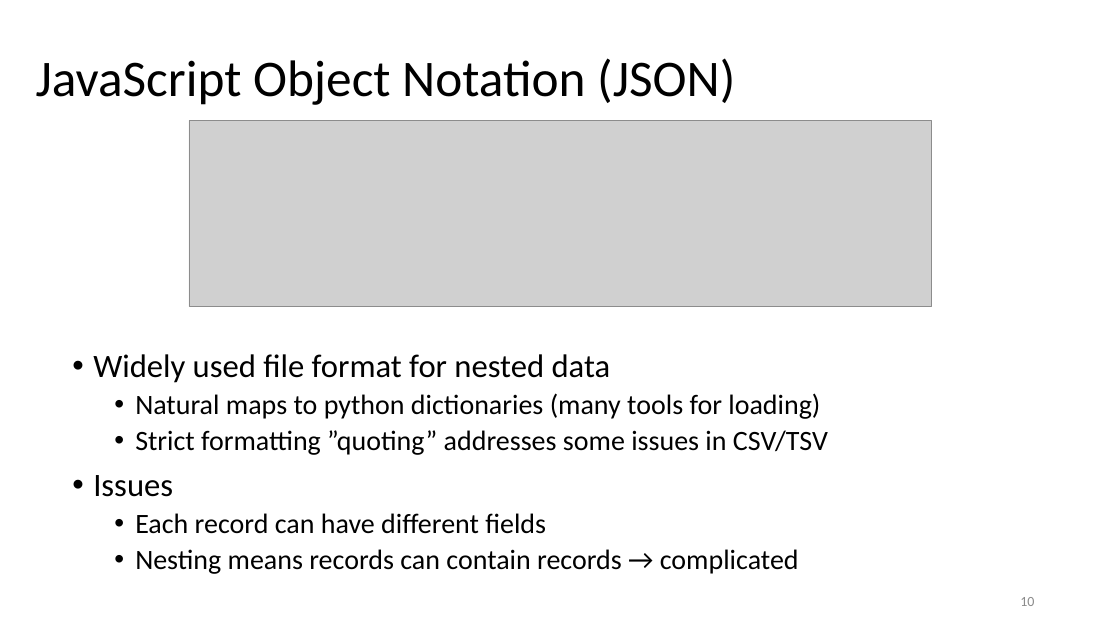
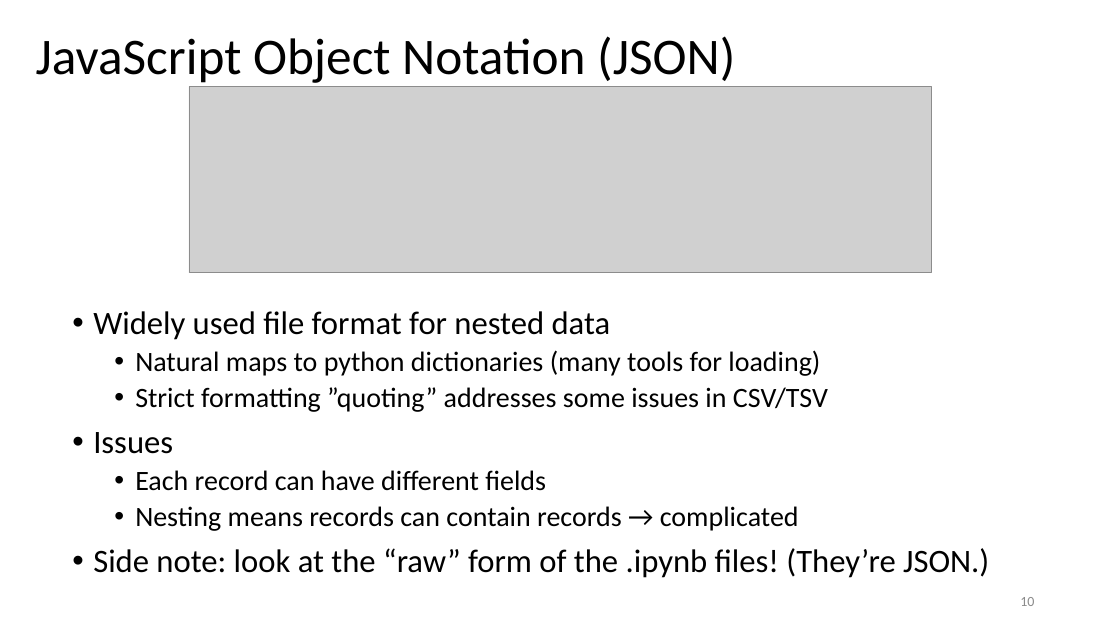
Before and after one commit to joshasuncion/ER-190C, a slide deck: slide 10 of lecture/Lecture 6 Sept 11/6 Data Cleaning, EDA and Energy.pptx. Drawn at 1120x630 pixels with LibreOffice and Linux fonts; fonts in the diff are those of the drawing; grey boxes stand for pictures. Boxes give left, top, right and bottom in pixels: in the first picture for what was removed or moved away, otherwise in the second. Text is boxed around its words. In the diff, an @@ line names an element or a change of style, - is before the commit and + after.

Commit message:
closeout lecture 6

```diff
--- a/lecture/Lecture 6 Sept 11/6 Data Cleaning, EDA and Energy.pptx
+++ b/lecture/Lecture 6 Sept 11/6 Data Cleaning, EDA and Energy.pptx
@@ title "JavaScript Object Notation (JSON)": place and size @@
-title "JavaScript Object Notation (JSON)" at <box>36,58,735,105</box>
+title "JavaScript Object Notation (JSON)" at <box>36,36,735,83</box>
@@ picture: place and size @@
-picture at <box>189,121,932,308</box>
+picture at <box>189,87,932,273</box>
@@ text "Widely used file format for ...": place and size @@
-text "Widely used file format for ..." at <box>93,354,828,574</box>
+text "Widely used file format for ..." at <box>93,311,989,578</box>
@@ text at <box>93,548,989,578</box>: paragraph added @@
+• Side note: look at the “raw” form of the .ipynb files! (They’re JSON.)
```
Also in this commit, not shown: 5 other files.
